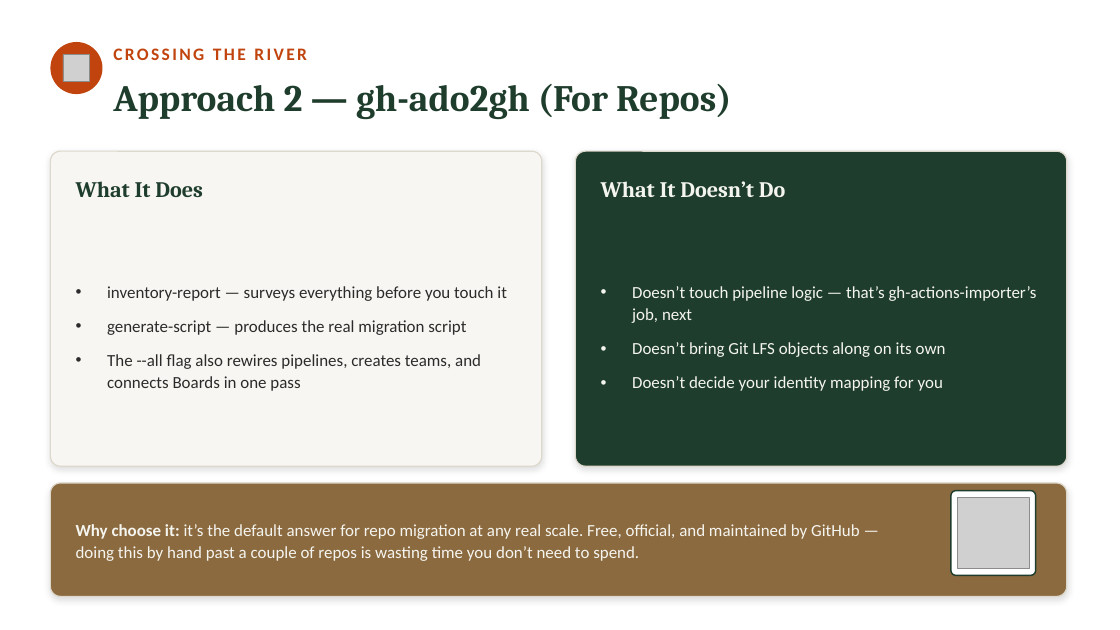
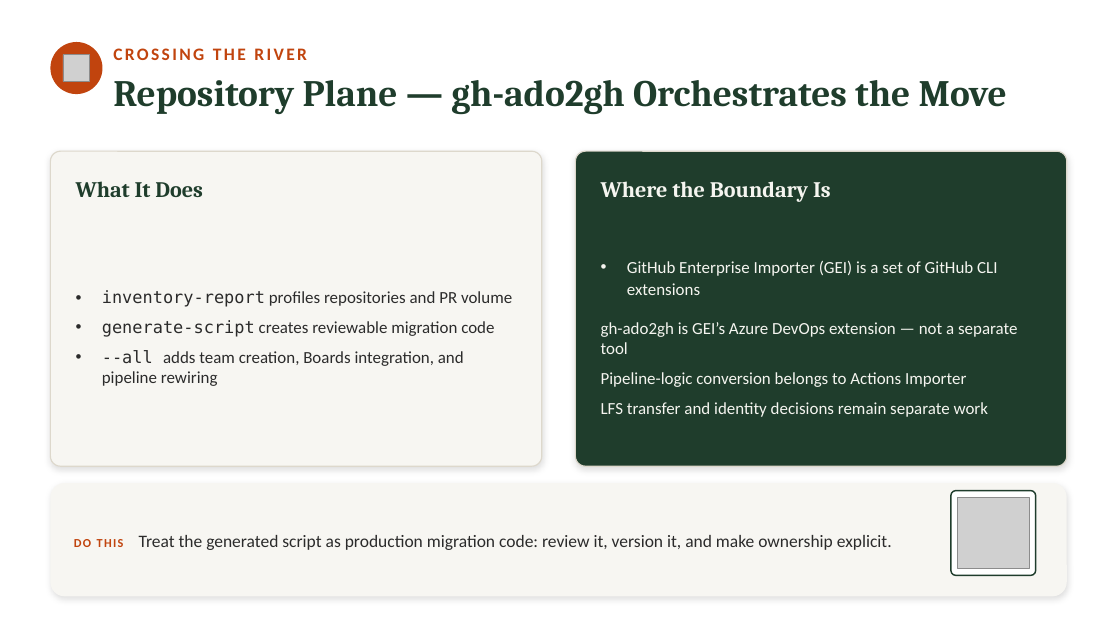
Before and after one commit to neumann1990/Azure_DevOps_To_GitHub, a slide deck: slide 22 of Claude outputs/azure-devops-to-github-the-great-migration-FULL-DECK.pptx (slide 23 before the commit). Drawn at 1120x630 pixels with LibreOffice and Linux fonts; fonts in the diff are those of the drawing; grey boxes stand for pictures. Boxes give left, top, right and bottom in pixels: in the first picture for what was removed or moved away, otherwise in the second. Text is boxed around its words. In the diff, an @@ line names an element or a change of style, - is before the commit and + after.

```diff
--- a/Claude outputs/azure-devops-to-github-the-great-migration-FULL-DECK.pptx
+++ b/Claude outputs/azure-devops-to-github-the-great-migration-FULL-DECK.pptx
@@ text at box(113, 80, 1007, 114): text changed @@
-Approach 2 — gh-ado2gh (For Repos)
+Repository Plane — gh-ado2gh Orchestrates the Move
@@ text "Repository Plane — gh-ado2gh Orchestrates ..." at box(113, 80, 1007, 114): vertical alignment middle to top @@
@@ text at box(601, 181, 831, 202): text changed @@
-What It Doesn’t Do
+Where the Boundary Is
@@ text at box(601, 261, 1017, 417): text changed @@
-• Doesn’t touch pipeline logic — that’s gh-actions-importer’s job, next
-• Doesn’t bring Git LFS objects along on its own
-• Doesn’t decide your identity mapping for you
+• GitHub Enterprise Importer (GEI) is a set of GitHub CLI extensions
+gh-ado2gh is GEI’s Azure DevOps extension — not a separate tool
+Pipeline-logic conversion belongs to Actions Importer
+LFS transfer and identity decisions remain separate work
@@ text at box(102, 290, 512, 386): text changed @@
-• inventory-report — surveys everything before you touch it
-• generate-script — produces the real migration script
-• The --all flag also rewires pipelines, creates teams, and connects Boards in one pass
+• inventory-report profiles repositories and PR volume
+• generate-script creates reviewable migration code
+• --all adds team creation, Boards integration, and pipeline rewiring
@@ rounded rectangle at box(50, 483, 1067, 597): fill #8C6A3F to #F7F6F2; outline #DDD8CC 1 pt to none; proportions changed @@
@@ text at box(74, 535, 892, 550): text changed; size 14.5 to 15 pt; text colour #F5F5F0 to #2B2B2B @@
-Why choose it: it’s the default answer for repo migration at any real scale. Free, official, and maintained by GitHub — doing this by hand past a couple of repos is wasting time you don’t need to spend.
+DO THIS Treat the generated script as production migration code: review it, version it, and make ownership explicit.
```
Also in this commit, not shown: 39 other slides changed, 6 slides added, 7 slides removed.
